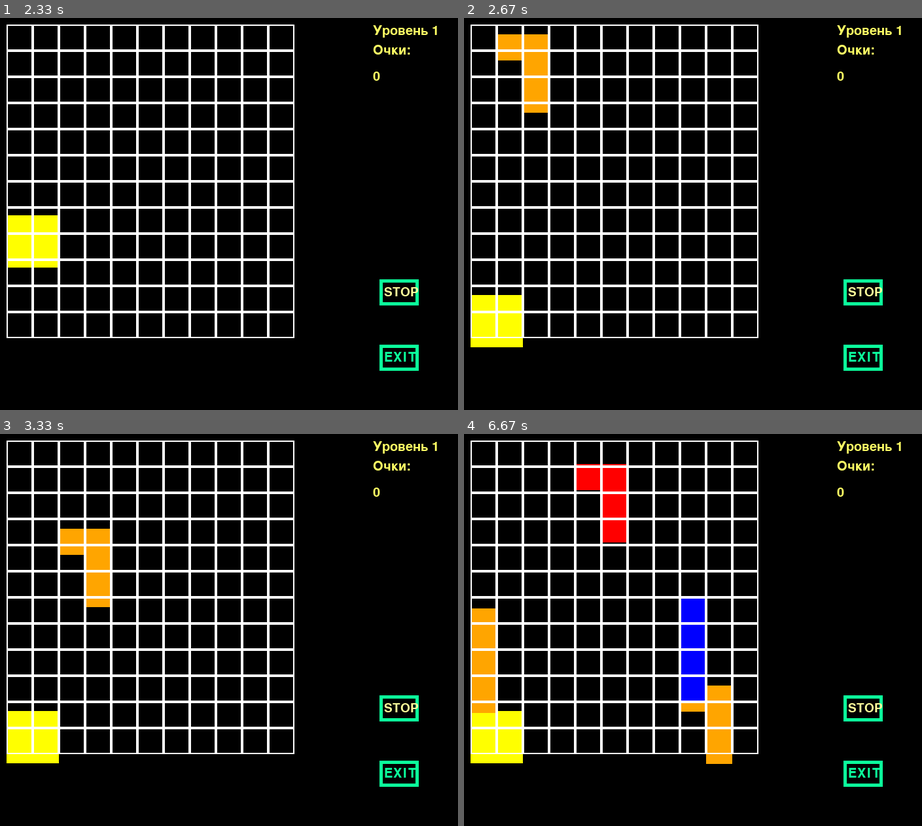
Above: before the commit, frames 1-4 (two rows, left to right).
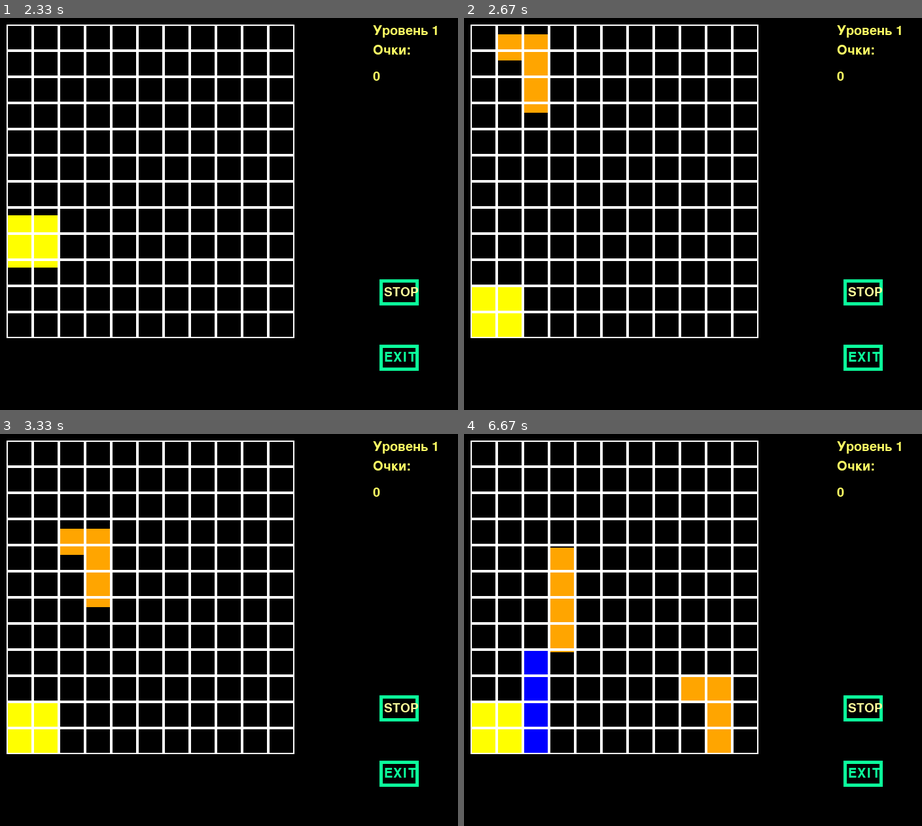
Above: after the commit, the same moments.

Repository: Natasha-rare/Pygame_project
Game: pygame game, started from Проект.py
Same seed, same stepped clock (60 frames per second), same inputs: the game is played once before the commit and once after it.
Inputs (mouse positions are in pixels of both pictures, inside the frame that each line leads up to):
- Up to frame 1 (2.33 s): hold Right 0.33-0.8 s; click (45, 96) at 0.93 s; hold Right 1.22-1.68 s; hold Left 1.72-2.25 s; hold Down from 2.28 s (still down)
- Up to frame 2 (2.67 s): release Down at 2.58 s; hold Left from 2.62 s (still down)
- Up to frame 3 (3.33 s): release Left at 3.02 s; hold Right from 3.05 s (still down)
- Up to frame 4 (6.67 s): release Right at 3.68 s; hold Down 3.72-4.08 s; hold Left 4.12-4.58 s; hold Right 4.62-5.08 s; hold Right 5.12-5.58 s; hold Left 5.62-6.15 s; hold Down 6.18-6.48 s; hold Left from 6.52 s (still down)

Frame 1 is identical in both runs. In frame 2, 0.5% of the frame differs, in the area x 1-13%, y 68-84%; in frame 3, 0.5%; in frame 4, 6.9%, in the area x 1-59%, y 7-85%.

Commit message:
Спрайт не залесает ниже другого спрайта, НО залезает на него со сторон (не знаю почему)

Diff:
--- a/Проект.py
+++ b/Проект.py
@@ -239,46 +239,67 @@
         c = len(self.figure.sprites())
         if self.go:
             if flag == 1:
-                delta = min(args[0], 410 - self.rect.y)
+                delta = min(args[0], 410 - self.rect.y, self.delta)
                 for i in range(c):
                     self.figure.sprites()[i].rect.y += delta
                 self.rect.y += delta
             elif flag == 0:
-                if args[0] == 'R' and self.count == args[1] and self.rect.x <= 330:
-                    self.rect.x += 40
-                    for i in range(c):
-                        self.figure.sprites()[i].rect.x += 40
-                elif args[0] == 'L' and self.count == args[1] and self.rect.x >= 40:
-                    self.rect.x -= 40
-                    for i in range(c):
-                        self.figure.sprites()[i].rect.x -= 40
-                elif args[0] == 'D' and self.count == args[1]:
-                    self.check()
-                    if self.go:
-                        delta = min(40, 450 - self.rect.y)
+                if len(pygame.sprite.spritecollide(self, figures, False)) == 1:
+                    if args[0] == 'R' and self.count == args[1] and self.rect.x <= 330:
+                        self.rect.x += 40
                         for i in range(c):
-                            self.figure.sprites()[i].rect.y += delta
-                        self.rect.y += delta
+                            self.figure.sprites()[i].rect.x += 40
+                    elif args[0] == 'L' and self.count == args[1] and self.rect.x >= 40:
+                        self.rect.x -= 40
+                        for i in range(c):
+                            self.figure.sprites()[i].rect.x -= 40
+                    elif args[0] == 'D' and self.count == args[1]:
+                        #self.check()
+                        #if self.go:
+                        for i in range(c):
+                            self.figure.sprites()[i].rect.y += self.delta
+                        self.rect.y += self.delta
+
             else:
-                if self.figure.sprites()[-1].rect.y < 449:
-                    delta = min(40, 410 - self.rect.y)
-                    for i in range(c):
-                        self.figure.sprites()[i].rect.y += delta
-                    self.rect.y += delta
-                    self.go = True
-            print(self.rect)
+                self.check()
+                ##if self.figure.sprites()[-1].rect.y < 449:
+                delta = min(40, 410 - self.rect.y)
+                for i in range(c):
+                    self.figure.sprites()[i].rect.y += self.delta
+                self.rect.y += self.delta
+                self.go = True
 
 
     def check(self):
-        print(self.rect.y, self.rect.height)
-        try:
-            if (self.rect.y + self.rect.height > 489) or \
-                    len(pygame.sprite.spritecollide(self.figure.sprites()[-1], figures, False)) != 1 or \
-                    len(pygame.sprite.spritecollide(self.figure.sprites()[-2], figures, False)) != 1:
+        self.delta = 0
+        if self.go:
+            for i in range(self.rect.y, 490 - self.rect.height):
+                print(pygame.sprite.spritecollide(self, figures, False))
+                if len(pygame.sprite.spritecollide(self, figures, False)) != 1:
+                    print(pygame.sprite.spritecollide(self, figures, False)[0].rect.y)
+                    self.delta = pygame.sprite.spritecollide(self, figures, False)[0].rect.y - self.rect.y - self.rect.height
+                    print(self.delta)
+                    break
+                else:
+                    self.delta = i
+            if self.delta > 0:
+                self.delta = min(40, self.delta, 490 - self.rect.y - self.rect.height)
+            elif self.delta == -2:
+                self.delta = 0
+            print(self.delta)
+            if pygame.sprite.spritecollideany(self, border) or self.delta == 0:
                 self.go = False
-        except IndexError:
-            self.go = True
-
+        print(self.go)
+
+
+class Border(pygame.sprite.Sprite):
+    # строго вертикальный или строго горизонтальный отрезок
+    def __init__(self,):
+        super().__init__(all_sprites)
+         # нижняя стенка
+        #self.add(border)
+        self.image = pygame.Surface([400, 1])
+        self.rect = pygame.Rect(10, 489, 400, 1)
 
 
 class Board:
@@ -360,7 +381,6 @@
                     else:
                         text += event.unicode
 
-
         # Render the current text.
         txt_surface = font.render(text, True, color)
         # Resize the box if the text is too long.
@@ -407,13 +427,14 @@
             if event.type == pygame.KEYDOWN and event.key == pygame.K_DOWN:
                 for i in figures:
                     i.update(0, 'D', count)
+
+        if not stop:
             if figures[-1].go is False or updated:
                 count += 1
                 figures.append(Figure(10 + f * 40, 10, f % 3, count))
                 all_sprites.add(Figure(10 + f * 40, 10, f % 3, count))
                 f = choice(range(11))
                 updated = False
-        if not stop:
             y = v / FPS
             for i in figures:
                 i.update(1, y)
@@ -426,6 +447,7 @@
         screen.blit(text, (570, 40))
         text = font.render(f'{points}', 1, (255, 255, 100))
         screen.blit(text, (570, 80))
+        border.draw(screen)
         exit_btn.draw(screen)
         stop_btn.draw(screen)
         # figures.draw(screen)
@@ -482,6 +504,8 @@
 exit_btn = pygame.sprite.Group()
 stop_btn = pygame.sprite.Group()
 deleter = pygame.sprite.Group()
+border = pygame.sprite.Group()
+border.add(Border())
 exit = Exit()
 exit_btn.add(exit)
 stop = Pause()
